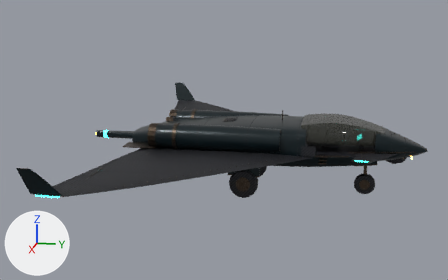
The glTF model glintline/ships/kb8/kb8_v1.glb as it was, and as the next commit left it.
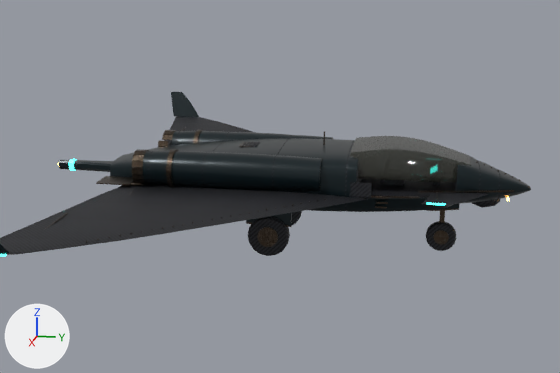
The first picture shows the older version from a 50 mm camera at (12.78, 1.7, 4.22) aimed at (0.08, -0.84, 1.04). The close-ups show the older and then the newer version on the part from 12% to 100% of the width and 6% to 100% of the height of that picture. Only the edits that show in the close-ups are written down. Arrows for +X, +Y and +Z are at lower left; the lights stay in place. Vertices at exactly the same position are counted once.

Before the edit, the objects in view are built like this:
```python
me_kb8_core = bpy.data.meshes.new('kb8_core')
me_kb8_core.from_pydata(...)  # 5900 vertices, 11052 faces; spans x -1.04..1.04, y -3.78..3.36, z 0.69..1.71
# faces by material slot: [4734, 2956, 2010, 1248, 40, 64]
me_kb8_core.materials.append(mat_vessel_body)  # black #0e1f24
me_kb8_core.materials.append(mat_trim)
me_kb8_core.materials.append(mat_metal)
me_kb8_core.materials.append(mat_glass)  # dark grey #33342e
me_kb8_core.materials.append(mat_vessel_neon)  # cyan #36e2d4, glowing cyan #3effef
me_kb8_core.materials.append(mat_engine_glow)  # orange #ffb45a, glowing orange #ffb45a
me_kb8_gear_down = bpy.data.meshes.new('kb8_gear_down')
me_kb8_gear_down.from_pydata(...)  # 660 vertices, 1212 faces; spans x -0.8..0.8, y -0.65..2.4, z 0.0..0.8
# faces by material slot: [480, 144, 588]
me_kb8_gear_down.materials.append(mat_gear_tyre)
me_kb8_gear_down.materials.append(mat_gear_door)  # black #0e1f24
me_kb8_gear_down.materials.append(mat_gear_metal)
me_kb8_wing_r = bpy.data.meshes.new('kb8_wing_r')
me_kb8_wing_r.from_pydata(...)  # 516 vertices, 888 faces; spans x -1.76..1.76, y -2.08..2.08, z -0.32..0.32
# faces by material slot: [396, 372, 108, 12]
me_kb8_wing_r.materials.append(mat_trim)
me_kb8_wing_r.materials.append(mat_metal)
me_kb8_wing_r.materials.append(mat_vessel_body)  # black #0e1f24
me_kb8_wing_r.materials.append(mat_vessel_neon)  # cyan #36e2d4, glowing cyan #3effef
ob_kb8_core = bpy.data.objects.new('kb8_core', me_kb8_core)
ob_kb8_core.location = (0.0, 0.0, 0.0)
ob_kb8_gear_down = bpy.data.objects.new('kb8_gear_down', me_kb8_gear_down)
ob_kb8_gear_down.location = (0.0, 0.0, 0.0)
ob_kb8_wing_r = bpy.data.objects.new('kb8_wing_r', me_kb8_wing_r)
ob_kb8_wing_r.location = (2.71, -1.11, 1.22)
# also in view: 'kb8_canard_r' at (0.88, 2.29, 1.03); 'kb8_wing_l' at (-2.71, -1.11, 1.22)
```
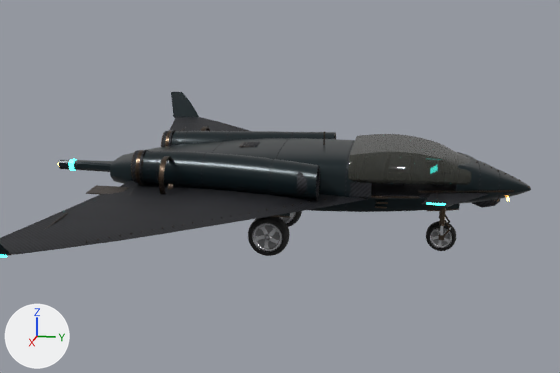
Location of each change, (x1, y1, x2, y2) in pixels of the close-ups (560 x 373 px; the box of a moved part takes in the faces that stretch with it):
'kb8_core', reshaped
    before: (58, 130, 531, 212)
    after: (58, 126, 531, 212)
'kb8_gear_down', reshaped
    before: (246, 204, 460, 256)
    after: (248, 204, 460, 256)
part 1 of me_kb8_core, moved or reshaped
    before: (166, 149, 179, 187)
    after: (159, 156, 173, 194)
part 2 of me_kb8_core, moved or reshaped
    before: (96, 176, 134, 185)
    after: (86, 185, 129, 195)
part 3 of me_kb8_core, moved or reshaped
    before: (193, 130, 203, 143)
    after: (201, 126, 210, 131)
part 4 of me_kb8_core, deleted
    before: (131, 131, 174, 186)
part 5 of me_kb8_core, built on
    before: (132, 130, 471, 190)
    after: (131, 130, 471, 200)
part 6 of me_kb8_core, surface changed
    before: (142, 131, 473, 192)
    after: (113, 131, 473, 200)
part 7 of me_kb8_gear_down, added
    after: (439, 208, 446, 224)
part 8 of me_kb8_gear_down, rebuilt (mostly hidden)
    before: (291, 211, 302, 226)
    after: (287, 211, 302, 227)
part 9 of me_kb8_gear_down, rebuilt
    both: (248, 216, 290, 256)
part 10 of me_kb8_gear_down, rebuilt
    both: (426, 221, 456, 251)
part 11 of me_kb8_gear_down, rebuilt (27% wider, 33% taller)
    before: (257, 227, 278, 247)
    after: (254, 224, 281, 251)
part 12 of me_kb8_gear_down, built on
    before: (433, 208, 456, 245)
    after: (426, 204, 460, 248)
part 13 of me_kb8_gear_down, reshaped (mostly hidden)
    after: (280, 212, 296, 224)
part 14 of me_kb8_gear_down, reshaped
    before: (246, 213, 292, 226)
    after: (252, 213, 290, 252)

Diff of the bpy script that builds the scene:
```diff
--- a/glintline/ships/kb8/kb8_v1.glb.py
+++ b/glintline/ships/kb8/kb8_v1.glb.py
@@ mat_gear_tyre_tex @@
+mat_gear_tyre_tex = bpy.data.materials.new('gear_tyre_tex')
+# uses the picture img_tyre_clean_albedo
+# uses the picture img_tyre_clean_normal
+# uses the picture img_tyre_clean_rough
@@ mat_gear_wheel_disc @@
+mat_gear_wheel_disc = bpy.data.materials.new('gear_wheel_disc')
+# uses the picture img_monoblock_normal
+# uses the picture img_rim_monoblock_plain_albedo
+# uses the picture img_rim_monoblock_plain_orm
@@ mat_heat_band @@
+mat_heat_band = bpy.data.materials.new('heat_band')
+# uses the picture img_albedo
+# uses the picture img_normal
@@ mat_fan_spin @@
+mat_fan_spin = bpy.data.materials.new('fan_spin')
+# uses the picture img_fan_blades_albedo
@@ me_kb8_core @@
-me_kb8_core.from_pydata(...)  # 5900 vertices, 11052 faces; spans x -1.04..1.04, y -3.78..3.36, z 0.69..1.71
+me_kb8_core.from_pydata(...)  # 7276 vertices, 13708 faces; spans x -1.43..1.43, y -3.78..3.36, z 0.69..1.71
+# me_kb8_core part 1: the loose piece of 64 vertices spanning x 0.48..1.04, y -1.72..-1.65, z 0.95..1.52 is moved by (0.39, 0.0, -0.02)
+# me_kb8_core part 2: the loose piece of 8 vertices spanning x 0.55..0.97, y -2.8..-2.3, z 1.01..1.02 is moved by (0.42, 0.0, -0.04)
+# me_kb8_core part 3: the loose piece of 64 vertices spanning x -1.04..-0.48, y -1.72..-1.65, z 0.95..1.52 is moved by (-0.39, 0.0, -0.02)
+# me_kb8_core part 4: 37 loose pieces with 296 vertices, spanning x -0.94..1.01, y -2.3..0.22, z 0.97..1.48, are deleted
+# me_kb8_core part 5: 1011 vertices moved from x -1.02..1.02, y -1.33..2.5, z 0.98..1.6 to x -1.4..1.4, y -1.33..2.5, z 0.98..1.6; 485 vertices removed from x -1.01..1.01, y -2.3..2.0, z 0.97..1.52; 2141 vertices added at x -1.43..1.43, y -2.26..2.0, z 0.97..1.52
+# me_kb8_core part 6: 2654 kept faces spanning x -1.4..1.4, y -3.78..3.35, z 0.71..1.6 get new texture (UV) coordinates
+# other edits to the shape of me_kb8_core do not show in these pictures
 me_kb8_core.materials.append(mat_vessel_body)
@@ me_kb8_core @@
 me_kb8_core.materials.append(mat_engine_glow)
+me_kb8_core.materials.append(mat_heat_band)
+me_kb8_core.materials.append(mat_fan_spin)
@@ me_kb8_gear_down @@
-me_kb8_gear_down.from_pydata(...)  # 660 vertices, 1212 faces; spans x -0.8..0.8, y -0.65..2.4, z 0.0..0.8
+me_kb8_gear_down.from_pydata(...)  # 8286 vertices, 11564 faces; spans x -0.89..0.89, y -0.65..2.4, z 0.0..0.91
+# me_kb8_gear_down part 7: a new loose piece, a 12-sided cylinder along z spanning x 0.133..0.21, y 2.112..2.189, z 0.459..0.788, in mat_gear_metal
+# me_kb8_gear_down part 8: the loose piece of 64 vertices spanning x -0.79..-0.61, y -0.6..0.0, z 0.0..0.6 is rebuilt with 1067 vertices and now spans x -0.84..-0.56, y -0.6..0.0, z 0.0..0.6, in mat_gear_tyre_tex
+# me_kb8_gear_down part 9: the loose piece of 64 vertices spanning x 0.61..0.79, y -0.6..0.0, z 0.0..0.6 is rebuilt with 1067 vertices and now spans x 0.56..0.84, y -0.6..0.0, z 0.0..0.6, in mat_gear_tyre_tex
+# me_kb8_gear_down part 10: the loose piece of 64 vertices spanning x -0.06..0.06, y 1.93..2.37, z 0.0..0.44 is rebuilt with 1067 vertices and now spans x -0.11..0.11, y 1.93..2.37, z 0.0..0.44, in mat_gear_tyre_tex
+# me_kb8_gear_down part 11: the loose piece of 32 vertices spanning x 0.79..0.8, y -0.45..-0.15, z 0.15..0.45 is rebuilt with 260 vertices and now spans x 0.79..0.81, y -0.5..-0.1, z 0.1..0.5, in mat_gear_wheel_disc
+# me_kb8_gear_down part 12: 112 vertices removed from x -0.11..0.11, y 1.92..2.38, z 0.11..0.8; 1563 vertices added at x -0.2..0.2, y 1.92..2.38, z 0.06..0.8
+# me_kb8_gear_down part 13: 72 vertices removed from x -0.8..-0.53, y -0.45..-0.15, z 0.15..0.74; 1471 vertices added at x -0.88..-0.47, y -0.63..0.03, z 0.08..0.91
+# me_kb8_gear_down part 14: 28 vertices removed from x 0.53..0.73, y -0.63..0.03, z 0.27..0.74; 1122 vertices added at x 0.47..0.88, y -0.63..0.03, z 0.08..0.91
+# other edits to the shape of me_kb8_gear_down do not show in these pictures
 me_kb8_gear_down.materials.append(mat_gear_tyre)
@@ me_kb8_gear_down @@
 me_kb8_gear_down.materials.append(mat_gear_metal)
+me_kb8_gear_down.materials.append(mat_gear_chrome)  # light grey #d9dde2
+me_kb8_gear_down.materials.append(mat_gear_tyre_tex)
+me_kb8_gear_down.materials.append(mat_gear_wheel_disc)
```
